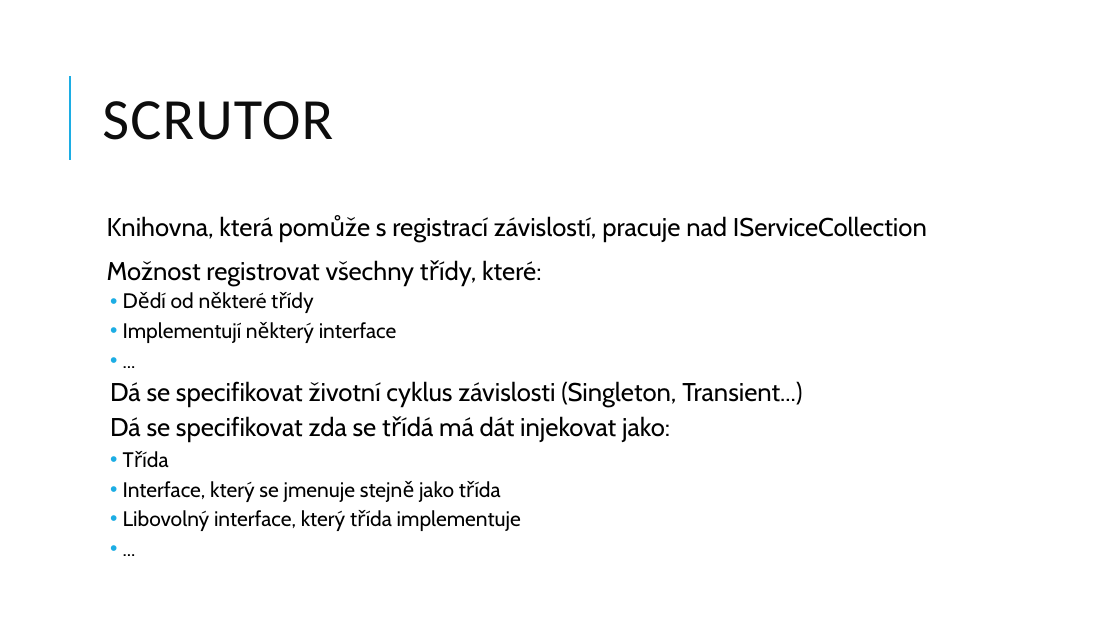
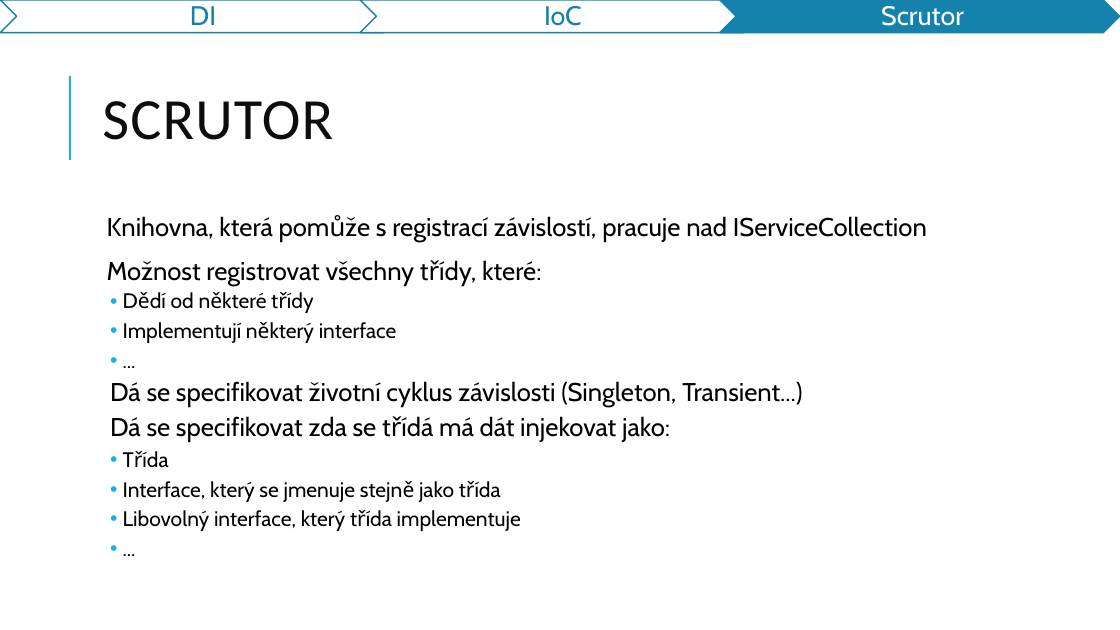
Before and after one commit to jasho/pv239-maui, a slide deck: slide 11 of 04_IoC/PV239-Xamarin-04_IoC.pptx (slide 10 before the commit). Drawn at 1120x630 pixels with LibreOffice and Linux fonts; fonts in the diff are those of the drawing. Boxes give left, top, right and bottom in pixels: in the first picture for what was removed or moved away, otherwise in the second. Text is boxed around its words. In the diff, an @@ line names an element or a change of style, - is before the commit and + after.

```diff
--- a/04_IoC/PV239-Xamarin-04_IoC.pptx
+++ b/04_IoC/PV239-Xamarin-04_IoC.pptx
@@ group added at <box>0,0,1120,33</box>: 3 chevrons, 3 texts @@
+DI
+IoC
+Scrutor
```
Also in this commit, not shown: 6 other slides changed, 6 slides added, 2 slides removed.
